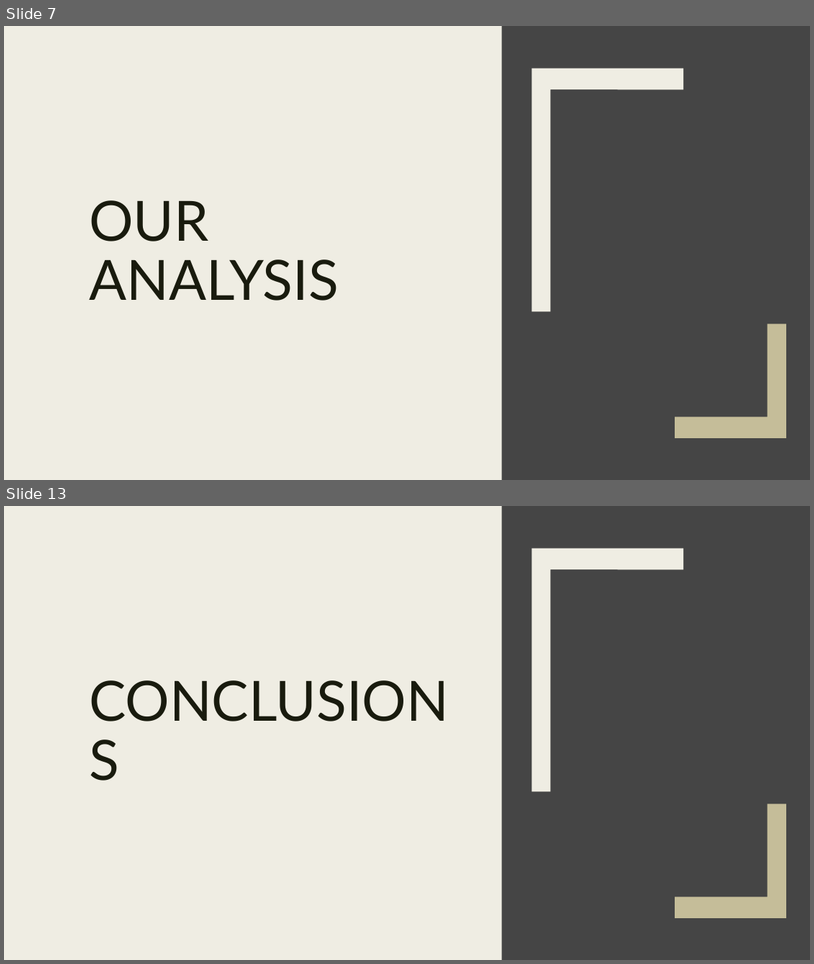
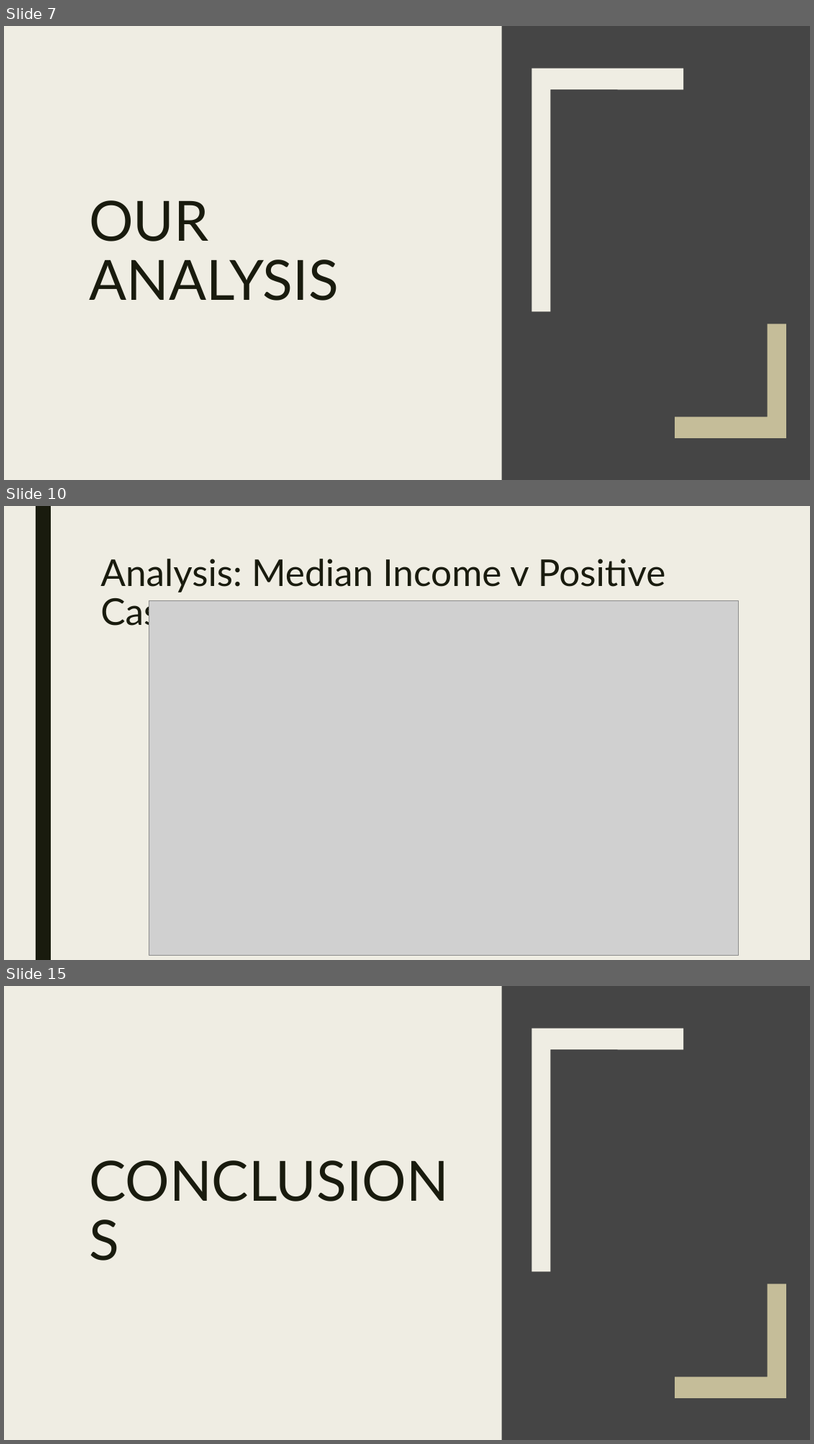
Before and after one commit to lcarbo/US_COVID_Project, a slide deck: COVID_Presentation_0104.pptx. Shown one above the other, each under a label of ours: slides 7 and 13 before the commit, slides 7, 10 and 15 after it; the slides between them are not shown. The pictures are 814x964 and 814x1444 pixels, drawn with LibreOffice and Linux fonts; fonts in the diff are those of the drawing; grey boxes stand for pictures. Boxes give left, top, right and bottom in pixels: in the first picture for what was removed or moved away, otherwise in the second. Text is boxed around its words. In the diff, an @@ line names an element or a change of style, - is before the commit and + after.

Commit message:
Ppt with images

```diff
--- a/COVID_Presentation_0104.pptx
+++ b/COVID_Presentation_0104.pptx
@@ slide 10 added at <box>4,506,810,960</box>, background #EFEDE3 @@
@@ rectangle added at <box>36,506,51,960</box>, fill #191B0E @@
@@ title added at <box>100,559,666,632</box>, 44 pt, text #191B0E @@
+Analysis: Median Income v Positive Cases
@@ picture added at <box>149,600,739,955</box> @@
@@ what was slide 13 is now slide 15 @@
```
Also in this commit, not shown: 5 slides changed, 1 other slide added, 1 other file.
